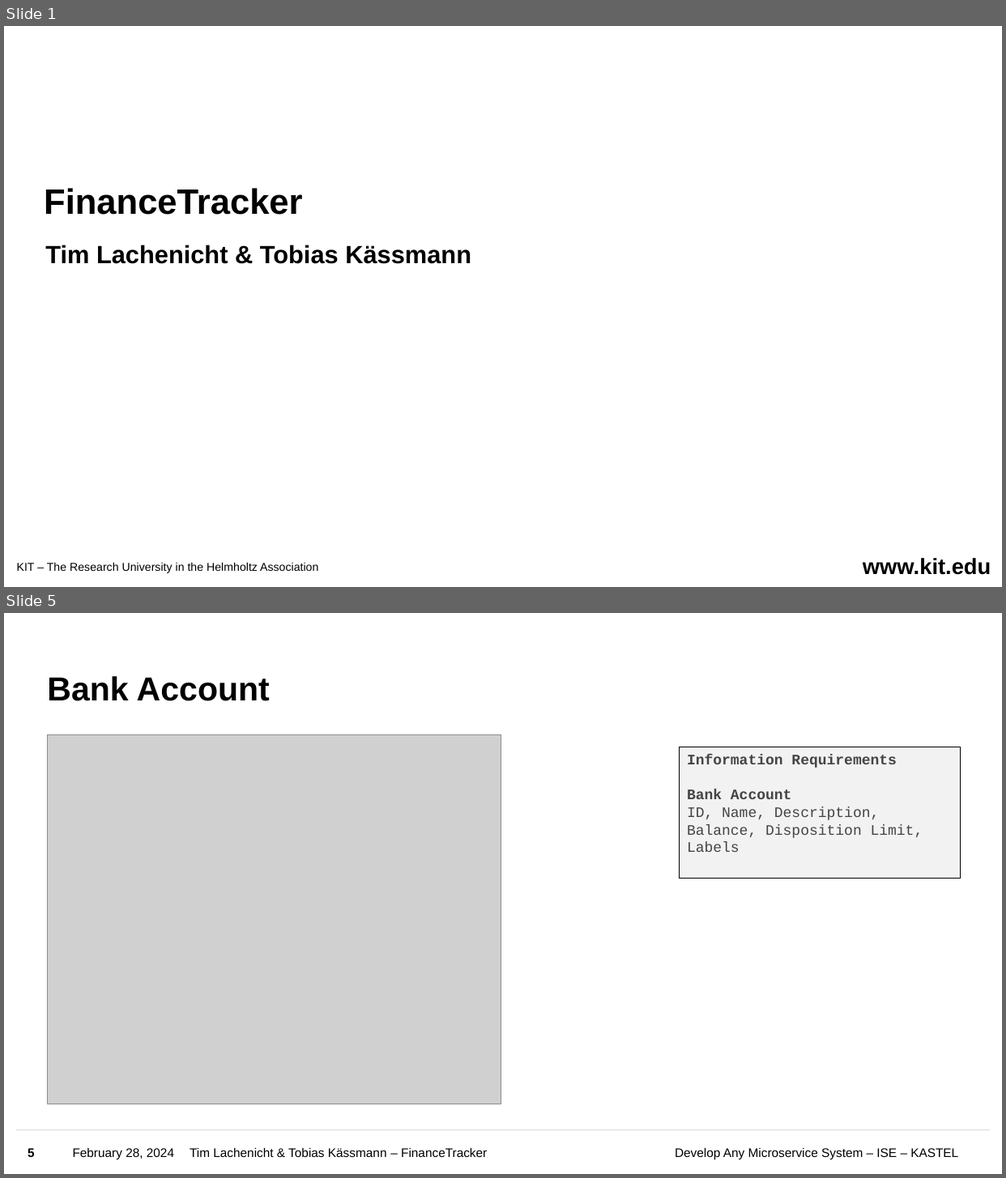
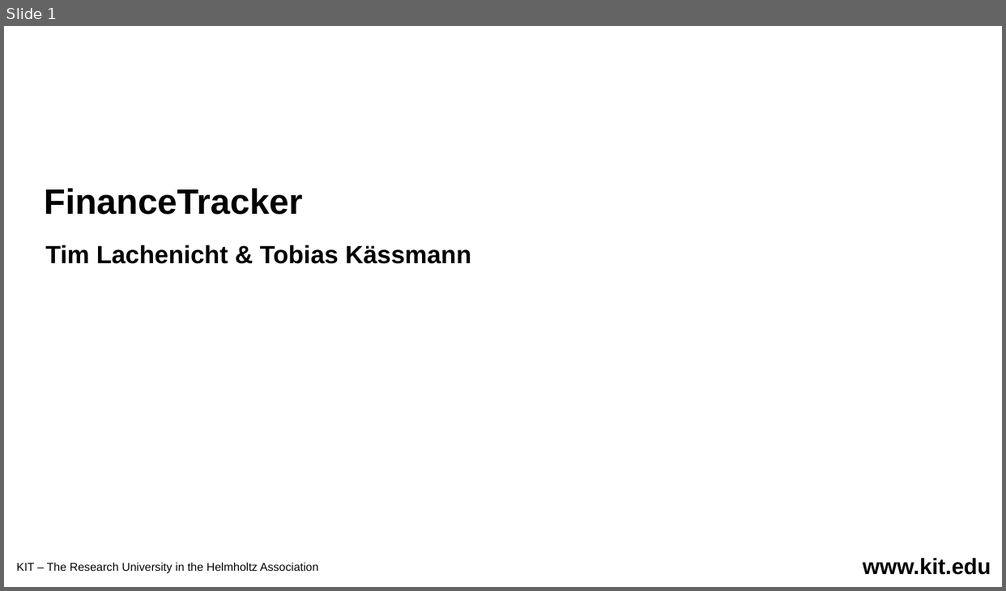
Before and after one commit to Uinyw/financetracker, a slide deck: Slides.pptx. Shown one above the other, each under a label of ours: slides 1 and 5 before the commit, slide 1 after it; the slides between them are not shown. The pictures are 1006x1178 and 1006x591 pixels, drawn with LibreOffice and Linux fonts; fonts in the diff are those of the drawing; grey boxes stand for pictures; background and template pictures are left out. Boxes give left, top, right and bottom in pixels: in the first picture for what was removed or moved away, otherwise in the second. Text is boxed around its words. In the diff, an @@ line names an element or a change of style, - is before the commit and + after.

```diff
--- a/Slides.pptx
+++ b/Slides.pptx
@@ slide 5 removed at [4,613,1002,1174], background #FFFFFF @@
@@ title removed at [47,676,270,701] @@
-Bank Account
@@ picture removed at [48,735,501,1104] @@
@@ rectangle removed at [680,747,961,878] @@
-Information Requirements
-Bank Account
-ID, Name, Description,
-Balance, Disposition Limit,
-Labels
@@ line removed from (16, 1131) to (991, 1131) @@
@@ page number removed at [27,1148,35,1157] @@
-5
@@ text removed at [73,1148,174,1161] @@
-February 28, 2024
@@ text removed at [189,1148,487,1157] @@
-Tim Lachenicht & Tobias Kässmann – FinanceTracker
@@ text removed at [675,1148,958,1161] @@
-Develop Any Microservice System – ISE – KASTEL
```
Also in this commit, not shown: 11 slides changed, 22 slides added, 8 other slides removed.
